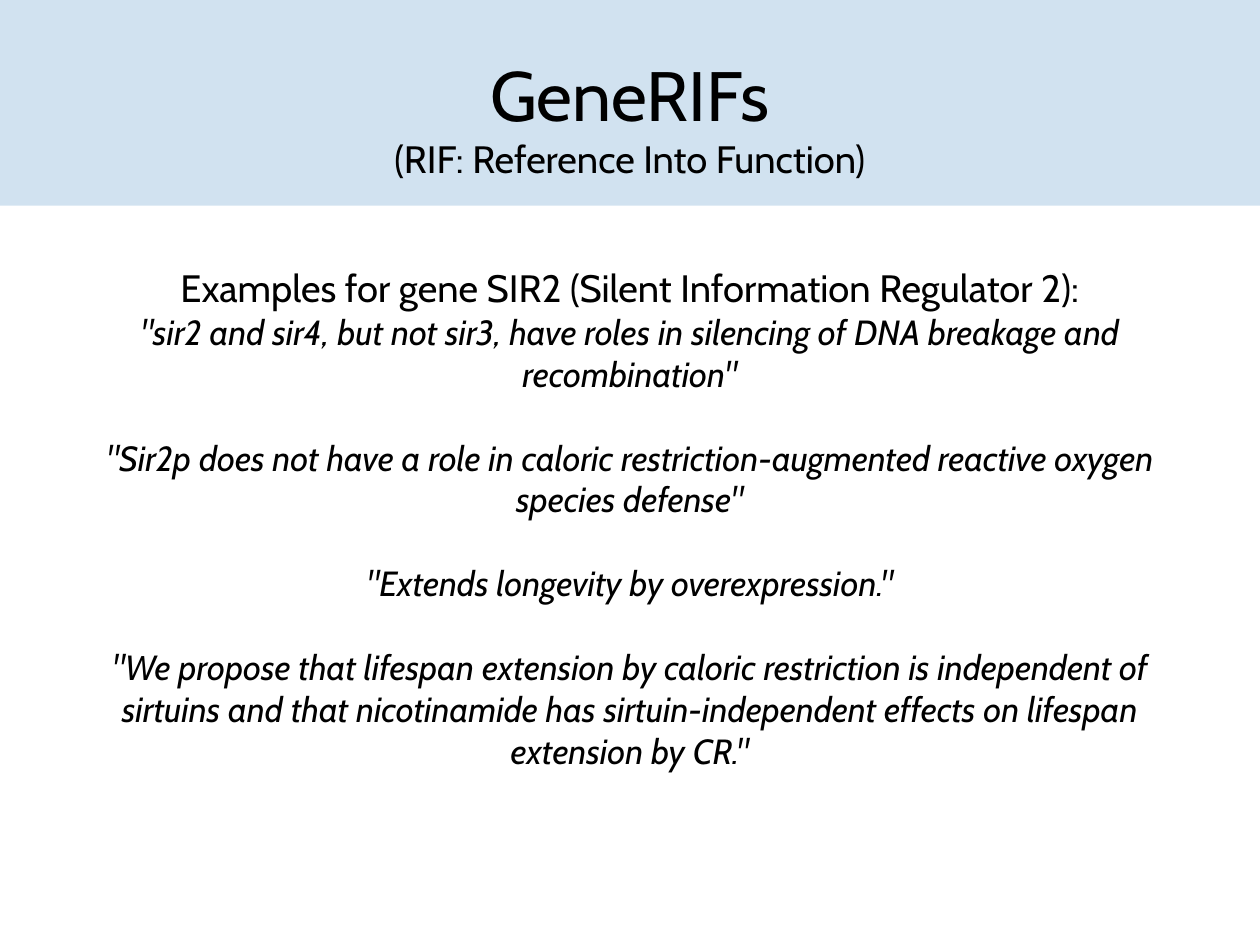
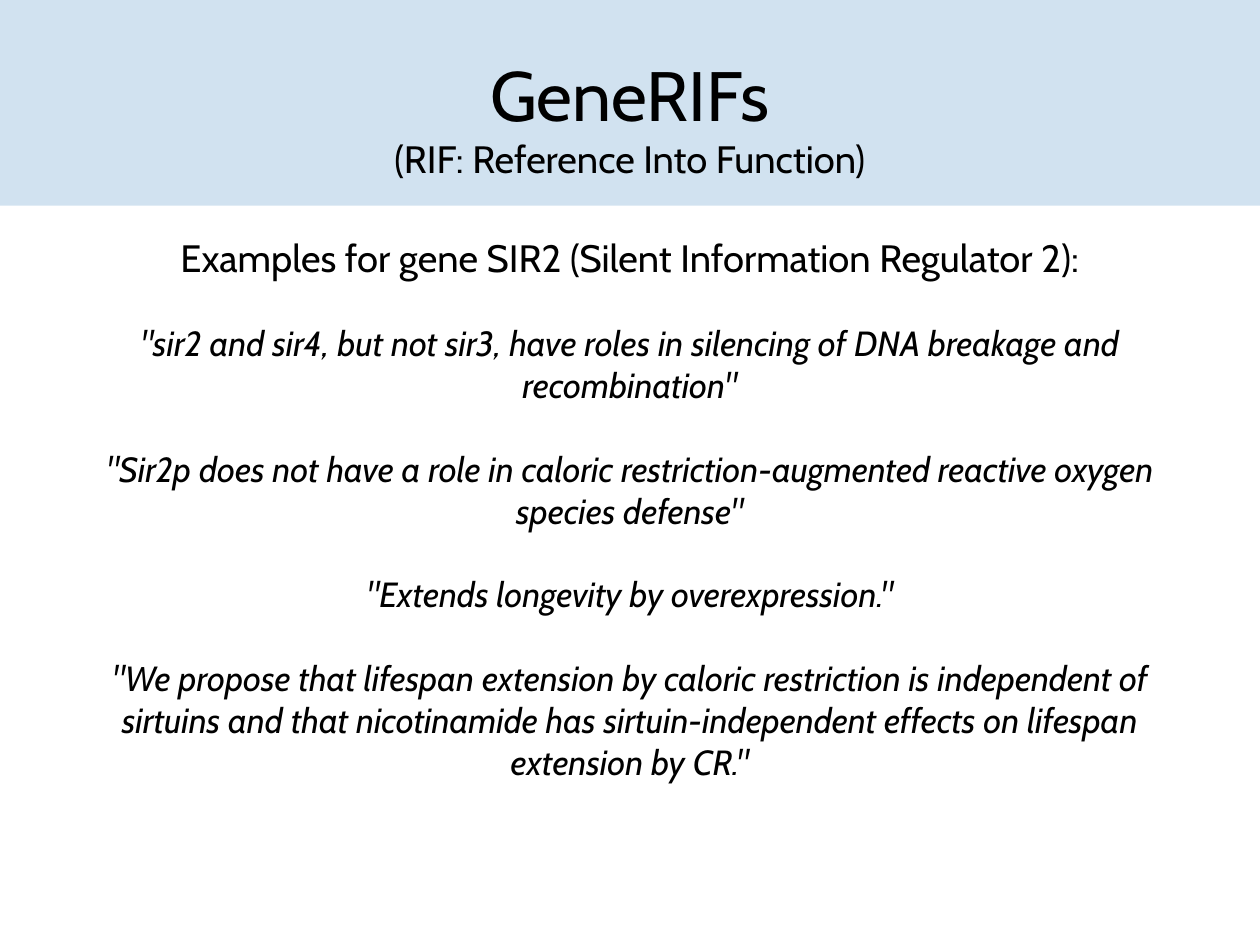
Before and after one commit to DeepwaterCreations/genDR-generif-analysis, a slide deck: slide 2 of presentation.odp. Drawn at 1260x945 pixels with LibreOffice and Linux fonts; fonts in the diff are those of the drawing. Boxes give left, top, right and bottom in pixels: in the first picture for what was removed or moved away, otherwise in the second. Text is boxed around its words. In the diff, an @@ line names an element or a change of style, - is before the commit and + after.

```diff
--- a/presentation.odp
+++ b/presentation.odp
@@ subtitle "Examples for gene SIR2 (Silent ..." rewrapped from bbox=[106, 273, 1153, 772] to bbox=[106, 243, 1153, 783] @@
```
Also in this commit, not shown: 1 other slide changed, 1 other file.
